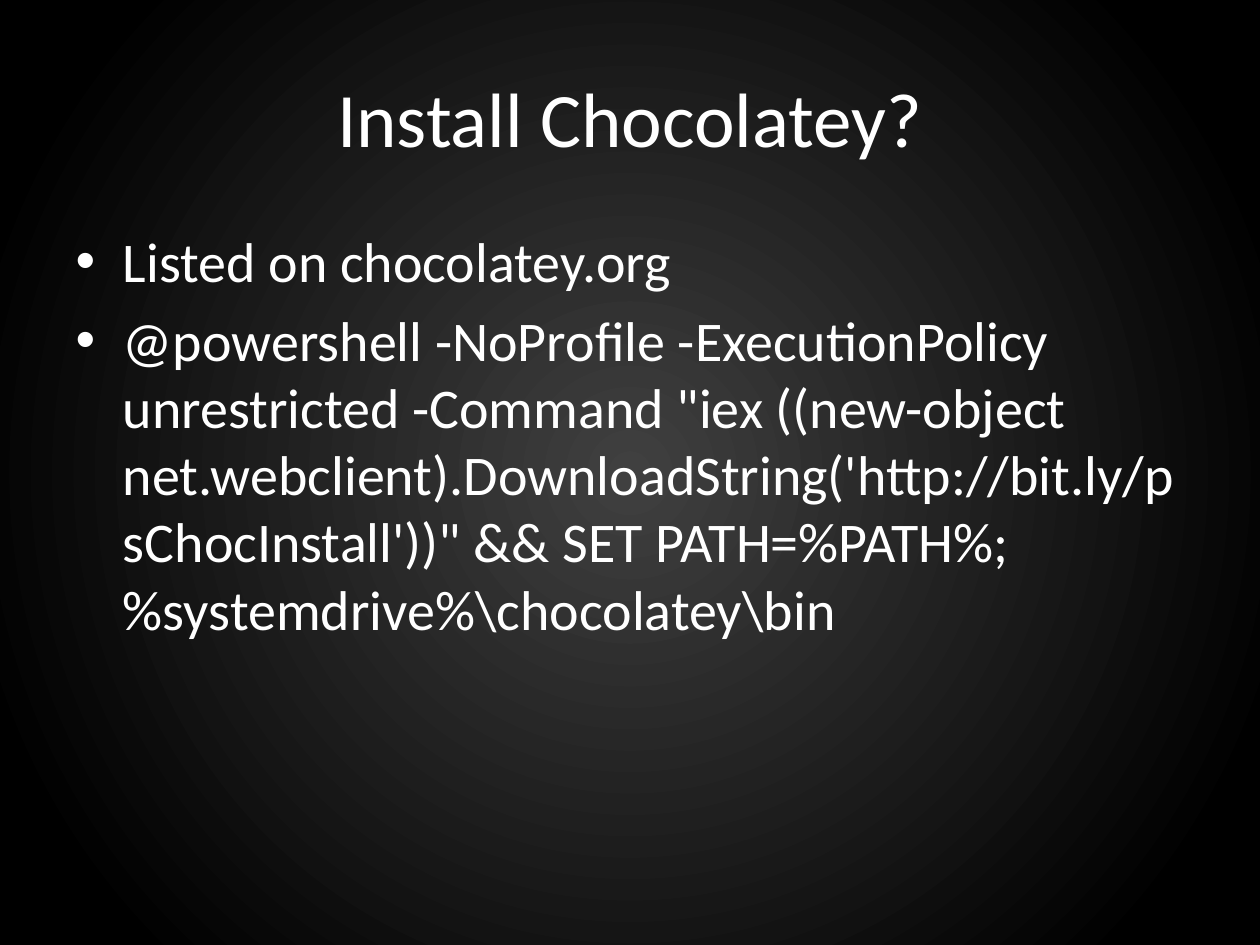
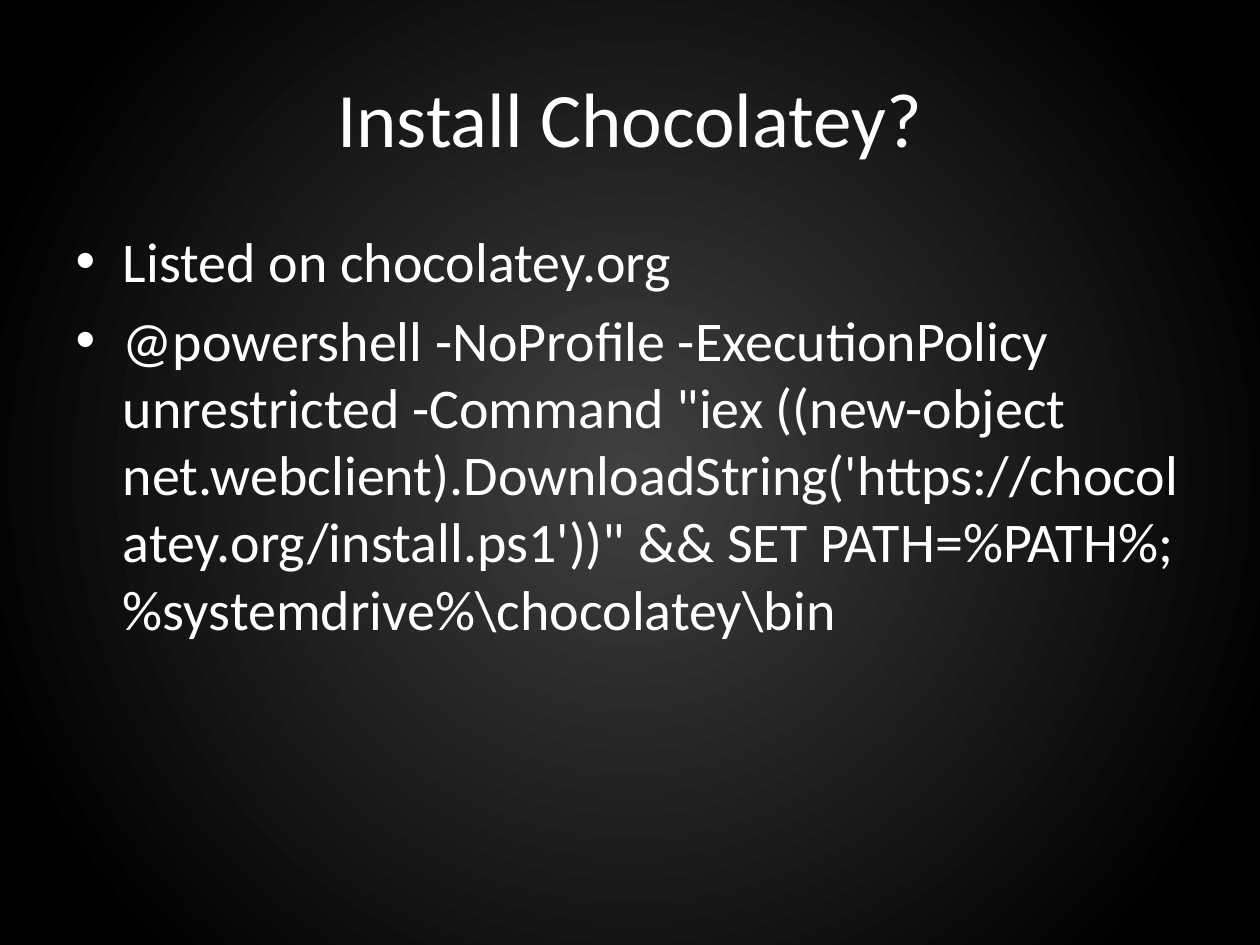
Before and after one commit to ferventcoder/presentations, a slide deck: slide 10 of windows/chocolatey/chocolatey.pptx (slide 8 before the commit). Drawn at 1260x945 pixels with LibreOffice and Linux fonts; fonts in the diff are those of the drawing; background and template pictures are left out. Boxes give left, top, right and bottom in pixels: in the first picture for what was removed or moved away, otherwise in the second. Text is boxed around its words. In the diff, an @@ line names an element or a change of style, - is before the commit and + after.

Commit message:
updating chocolatey presentations for kcdc

```diff
--- a/windows/chocolatey/chocolatey.pptx
+++ b/windows/chocolatey/chocolatey.pptx
@@ text at [123,322,1178,639]: text changed @@
-• @powershell -NoProfile -ExecutionPolicy unrestricted -Command "iex ((new-object net.webclient).DownloadString('http://bit.ly/psChocInstall'))" && SET PATH=%PATH%;%systemdrive%\chocolatey\bin
+• @powershell -NoProfile -ExecutionPolicy unrestricted -Command "iex ((new-object net.webclient).DownloadString('https://chocolatey.org/install.ps1'))" && SET PATH=%PATH%;%systemdrive%\chocolatey\bin
```
Also in this commit, not shown: 4 other slides changed, 2 slides added.
